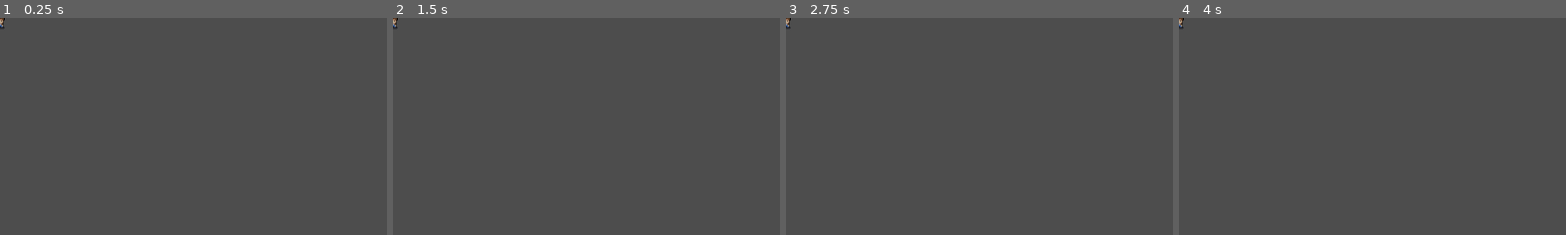
Above: before the commit, frames 1-4 (left to right).
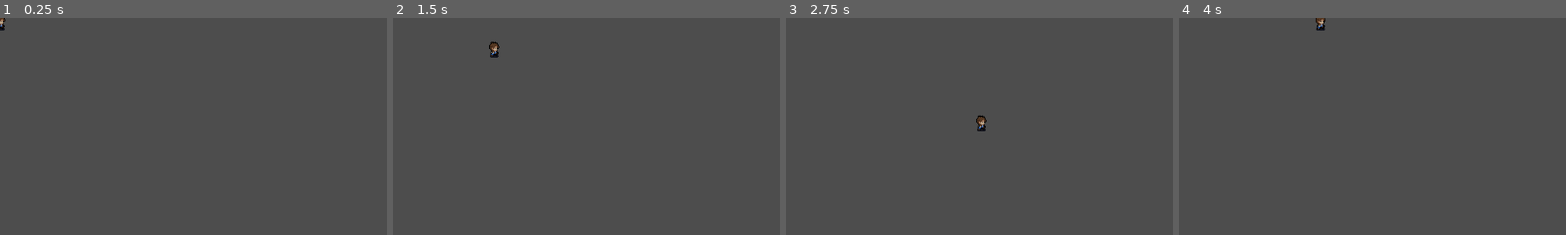
Above: after the commit, the same moments.

Repository: NataDkoko/PROJECT-VECTOR-PATH-FINDER
Game: Godot game, scene res://asset/player.tscn
Two runs of this game, one before a commit and one after it. Both use one fixed random seed, a clock stepped at 60 frames per second and the inputs below.
Inputs:
- Up to frame 1 (0.25 s): no input
- Up to frame 2 (1.5 s): tap Enter at 0.5 s; hold Right (ui_right) 0.53-1.28 s; tap Space at 1.25 s; hold Down (ui_down) from 1.28 s (still down)
- Up to frame 3 (2.75 s): release Down (ui_down) at 2.03 s; hold Right (ui_right) from 2.03 s (still down)
- Up to frame 4 (4 s): tap Enter at 2.75 s; release Right (ui_right) at 2.78 s; hold Up (ui_up) 2.78-3.53 s; hold Left (ui_left) from 3.53 s (still down)
The pictures show only the part of the screen within x 0-50%, y 0-50%; the shares and areas given below are measured in that part.

The runs differ from the first frame. In frame 1, less than 0.1% of the frame differs, in the area x 0-2%, y 0-6%; in frame 2, 0.2%, in the area x 0-28%, y 0-19%; in frame 3, 0.2%; in frame 4, 0.2%.
Error after the commit: Attempt to call function 'play' in base 'null instance' on a null instance. (res://asset/player.gd:26)

Commit message:
menambahkan player

Diff:
--- /dev/null
+++ b/asset/player.gd
@@ -0,0 +1,38 @@
+extends CharacterBody2D
+
+@export var speed = 200
+var last_direction = Vector2.DOWN
+
+func _physics_process(delta):
+	var direction = Vector2.ZERO
+
+	# Input
+	direction.x = Input.get_action_strength("ui_right") - Input.get_action_strength("ui_left")
+	direction.y = Input.get_action_strength("ui_down") - Input.get_action_strength("ui_up")
+
+	direction = direction.normalized()
+
+	velocity = direction * speed
+	move_and_slide()
+
+	var anim = $AnimatedSprite2D
+
+	# Simpan arah terakhir
+	if direction != Vector2.ZERO:
+		last_direction = direction
+
+	# Animasi
+	if direction == Vector2.ZERO:
+		anim.play("idle")
+	else:
+		play_run(anim, direction)
+
+
+func play_run(anim, direction):
+	if abs(direction.x) > abs(direction.y):
+		anim.play("run_side")
+		anim.flip_h = direction.x < 0
+	elif direction.y > 0:
+		anim.play("run_down")
+	else:
+		anim.play("run_up")
--- a/asset/player.tscn
+++ b/asset/player.tscn
@@ -1,6 +1,7 @@
 [gd_scene format=3 uid="uid://cqah1ssbi3yom"]
 
 [ext_resource type="Texture2D" uid="uid://m7q6lva4ebhr" path="res://asset/characters/player.png" id="1_5f23e"]
+[ext_resource type="Script" uid="uid://n4tpjenbtg4o" path="res://asset/player.gd" id="1_ocock"]
 
 [sub_resource type="AtlasTexture" id="AtlasTexture_ocock"]
 atlas = ExtResource("1_5f23e")
@@ -22,52 +23,56 @@
 atlas = ExtResource("1_5f23e")
 region = Rect2(192, 0, 48, 53)
 
+[sub_resource type="SpriteFrames" id="SpriteFrames_yj2fl"]
+animations = [{
+"frames": [{
+"duration": 1.0,
+"texture": SubResource("AtlasTexture_ocock")
+}, {
+"duration": 1.0,
+"texture": SubResource("AtlasTexture_cdqjt")
+}, {
+"duration": 1.0,
+"texture": SubResource("AtlasTexture_vg768")
+}, {
+"duration": 1.0,
+"texture": SubResource("AtlasTexture_rn8ib")
+}, {
+"duration": 1.0,
+"texture": SubResource("AtlasTexture_2novw")
+}],
+"loop": true,
+"name": &"default",
+"speed": 5.0
+}]
+
 [sub_resource type="AtlasTexture" id="AtlasTexture_f448f"]
 atlas = ExtResource("1_5f23e")
-region = Rect2(240, 0, 48, 53)
+region = Rect2(0, 240, 48, 48)
 
 [sub_resource type="AtlasTexture" id="AtlasTexture_3beqj"]
 atlas = ExtResource("1_5f23e")
-region = Rect2(0, 53, 48, 53)
+region = Rect2(48, 240, 48, 48)
 
 [sub_resource type="AtlasTexture" id="AtlasTexture_xxei8"]
 atlas = ExtResource("1_5f23e")
-region = Rect2(48, 53, 48, 53)
+region = Rect2(96, 240, 48, 48)
 
 [sub_resource type="AtlasTexture" id="AtlasTexture_op15v"]
 atlas = ExtResource("1_5f23e")
-region = Rect2(96, 53, 48, 53)
+region = Rect2(144, 240, 48, 48)
 
 [sub_resource type="AtlasTexture" id="AtlasTexture_b014b"]
 atlas = ExtResource("1_5f23e")
-region = Rect2(144, 53, 48, 53)
+region = Rect2(192, 240, 48, 48)
 
 [sub_resource type="AtlasTexture" id="AtlasTexture_0orgd"]
 atlas = ExtResource("1_5f23e")
-region = Rect2(192, 53, 48, 53)
-
-[sub_resource type="AtlasTexture" id="AtlasTexture_dmmx2"]
-atlas = ExtResource("1_5f23e")
-region = Rect2(240, 53, 48, 53)
-
-[sub_resource type="SpriteFrames" id="SpriteFrames_yj2fl"]
-animations = [{
-"frames": [{
-"duration": 1.0,
-"texture": SubResource("AtlasTexture_ocock")
-}, {
-"duration": 1.0,
-"texture": SubResource("AtlasTexture_cdqjt")
-}, {
-"duration": 1.0,
-"texture": SubResource("AtlasTexture_vg768")
-}, {
-"duration": 1.0,
-"texture": SubResource("AtlasTexture_rn8ib")
-}, {
-"duration": 1.0,
-"texture": SubResource("AtlasTexture_2novw")
-}, {
+region = Rect2(240, 240, 48, 48)
+
+[sub_resource type="SpriteFrames" id="SpriteFrames_dmmx2"]
+animations = [{
+"frames": [{
 "duration": 1.0,
 "texture": SubResource("AtlasTexture_f448f")
 }, {
@@ -85,19 +90,127 @@
 }, {
 "duration": 1.0,
 "texture": SubResource("AtlasTexture_0orgd")
-}, {
-"duration": 1.0,
-"texture": SubResource("AtlasTexture_dmmx2")
-}],
-"loop": true,
-"name": &"default",
-"speed": 5.0
-}]
-
-[node name="player" type="Node2D" unique_id=387373879]
-
-[node name="Sprite2D" type="Sprite2D" parent="." unique_id=508328208]
-
-[node name="AnimatedSprite2D" type="AnimatedSprite2D" parent="." unique_id=114992097]
+}],
+"loop": true,
+"name": &"default",
+"speed": 5.0
+}]
+
+[sub_resource type="AtlasTexture" id="AtlasTexture_yj2fl"]
+atlas = ExtResource("1_5f23e")
+region = Rect2(0, 144, 48, 48)
+
+[sub_resource type="AtlasTexture" id="AtlasTexture_mgs32"]
+atlas = ExtResource("1_5f23e")
+region = Rect2(48, 144, 48, 48)
+
+[sub_resource type="AtlasTexture" id="AtlasTexture_nmxtm"]
+atlas = ExtResource("1_5f23e")
+region = Rect2(96, 144, 48, 48)
+
+[sub_resource type="AtlasTexture" id="AtlasTexture_h0uk0"]
+atlas = ExtResource("1_5f23e")
+region = Rect2(144, 144, 48, 48)
+
+[sub_resource type="AtlasTexture" id="AtlasTexture_31b8c"]
+atlas = ExtResource("1_5f23e")
+region = Rect2(192, 144, 48, 48)
+
+[sub_resource type="AtlasTexture" id="AtlasTexture_0aeb4"]
+atlas = ExtResource("1_5f23e")
+region = Rect2(240, 144, 48, 48)
+
+[sub_resource type="SpriteFrames" id="SpriteFrames_jjfbo"]
+animations = [{
+"frames": [{
+"duration": 1.0,
+"texture": SubResource("AtlasTexture_yj2fl")
+}, {
+"duration": 1.0,
+"texture": SubResource("AtlasTexture_mgs32")
+}, {
+"duration": 1.0,
+"texture": SubResource("AtlasTexture_nmxtm")
+}, {
+"duration": 1.0,
+"texture": SubResource("AtlasTexture_h0uk0")
+}, {
+"duration": 1.0,
+"texture": SubResource("AtlasTexture_31b8c")
+}, {
+"duration": 1.0,
+"texture": SubResource("AtlasTexture_0aeb4")
+}],
+"loop": true,
+"name": &"default",
+"speed": 5.0
+}]
+
+[sub_resource type="AtlasTexture" id="AtlasTexture_4gsgs"]
+atlas = ExtResource("1_5f23e")
+region = Rect2(0, 192, 48, 48)
+
+[sub_resource type="AtlasTexture" id="AtlasTexture_08tbg"]
+atlas = ExtResource("1_5f23e")
+region = Rect2(48, 192, 48, 48)
+
+[sub_resource type="AtlasTexture" id="AtlasTexture_5bks4"]
+atlas = ExtResource("1_5f23e")
+region = Rect2(96, 192, 48, 48)
+
+[sub_resource type="AtlasTexture" id="AtlasTexture_rqtbk"]
+atlas = ExtResource("1_5f23e")
+region = Rect2(144, 192, 48, 48)
+
+[sub_resource type="AtlasTexture" id="AtlasTexture_r32ih"]
+atlas = ExtResource("1_5f23e")
+region = Rect2(192, 192, 48, 48)
+
+[sub_resource type="AtlasTexture" id="AtlasTexture_ar12n"]
+atlas = ExtResource("1_5f23e")
+region = Rect2(240, 192, 48, 48)
+
+[sub_resource type="SpriteFrames" id="SpriteFrames_it88w"]
+animations = [{
+"frames": [{
+"duration": 1.0,
+"texture": SubResource("AtlasTexture_4gsgs")
+}, {
+"duration": 1.0,
+"texture": SubResource("AtlasTexture_08tbg")
+}, {
+"duration": 1.0,
+"texture": SubResource("AtlasTexture_5bks4")
+}, {
+"duration": 1.0,
+"texture": SubResource("AtlasTexture_rqtbk")
+}, {
+"duration": 1.0,
+"texture": SubResource("AtlasTexture_r32ih")
+}, {
+"duration": 1.0,
+"texture": SubResource("AtlasTexture_ar12n")
+}],
+"loop": true,
+"name": &"default",
+"speed": 5.0
+}]
+
+[node name="player" type="CharacterBody2D" unique_id=32478993]
+script = ExtResource("1_ocock")
+
+[node name="idle" type="AnimatedSprite2D" parent="." unique_id=114992097]
 sprite_frames = SubResource("SpriteFrames_yj2fl")
-frame_progress = 0.74851376
+frame_progress = 0.057804126
+
+[node name="CollisionShape2D" type="CollisionShape2D" parent="." unique_id=1956288530]
+
+[node name="run_up" type="AnimatedSprite2D" parent="." unique_id=55972026]
+sprite_frames = SubResource("SpriteFrames_dmmx2")
+
+[node name="run_down" type="AnimatedSprite2D" parent="." unique_id=1269320512]
+sprite_frames = SubResource("SpriteFrames_jjfbo")
+
+[node name="run_side" type="AnimatedSprite2D" parent="." unique_id=743751784]
+sprite_frames = SubResource("SpriteFrames_it88w")
+frame_progress = 0.20056549
Not shown, added: asset/player.gd.uid
